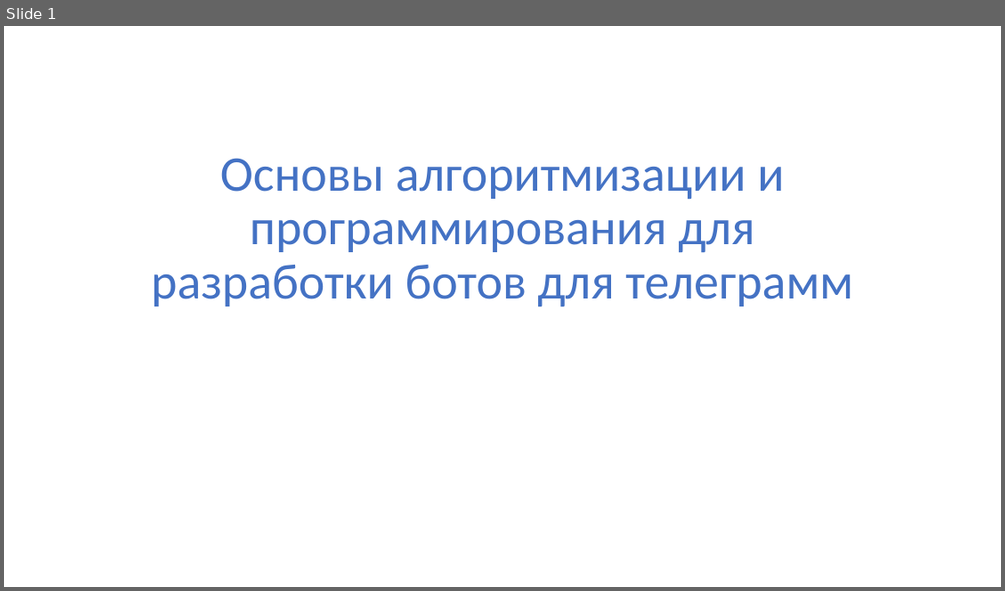
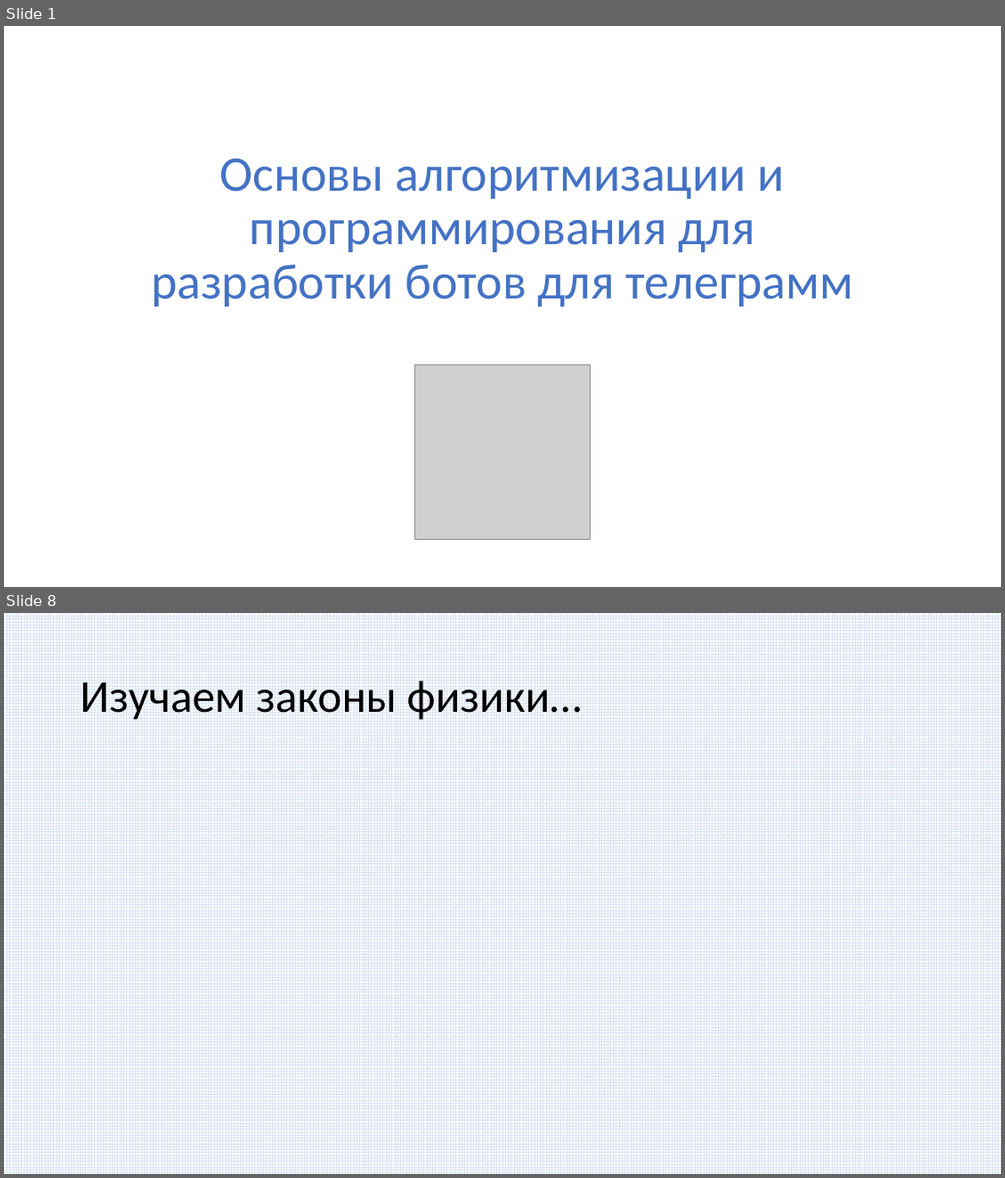
Before and after one commit to paveltsytovich/telegram-course, a slide deck: Presentation/Основы алгоритмизации и программирования.pptx. Shown one above the other, each under a label of ours: slide 1 before the commit, slides 1 and 8 after it; the slides between them are not shown. The pictures are 1005x591 and 1005x1178 pixels, drawn with LibreOffice and Linux fonts; fonts in the diff are those of the drawing; grey boxes stand for pictures. Boxes give left, top, right and bottom in pixels: in the first picture for what was removed or moved away, otherwise in the second. Text is boxed around its words. In the diff, an @@ line names an element or a change of style, - is before the commit and + after.

```diff
--- a/Presentation/Основы алгоритмизации и программирования.pptx
+++ b/Presentation/Основы алгоритмизации и программирования.pptx
@@ slide 8 added at [4,613,1001,1174], background #FFFFFF @@
@@ rectangle added at [4,613,1001,1174], fill pattern #DAE3F3 on #FFFFFF @@
@@ title added at [80,681,582,720], 44 pt, text #000000 @@
+Изучаем законы физики…
@@ slide 1 changed as well @@
@@ picture added at [414,365,590,539] @@
```
Also in this commit, not shown: 6 other slides added, 1 other file.
